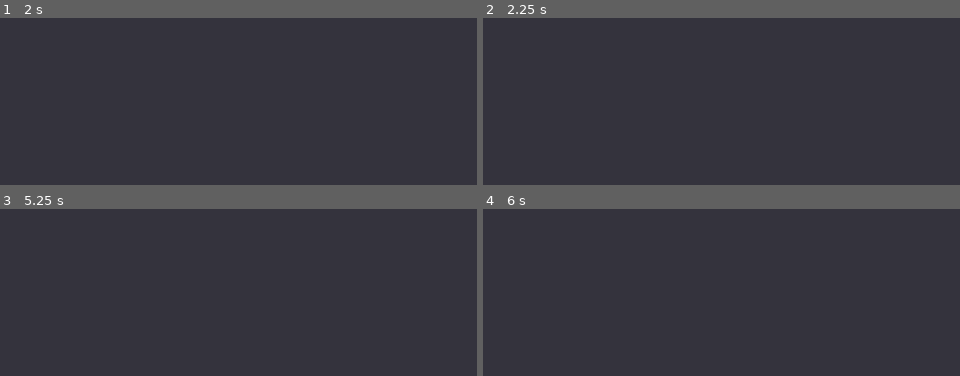
Above: before the commit, frames 1-4 (two rows, left to right).
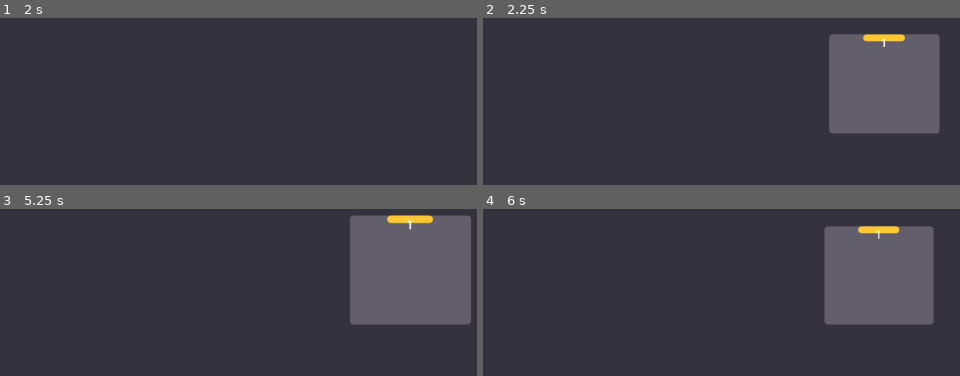
Above: after the commit, the same moments.

Repository: teodosin/karta_proto
Game: Godot game, scene res://main_graph_view/main_graph_view.tscn
Same seed, same stepped clock (60 frames per second), same inputs: the game is played once before the commit and once after it. The engine's default icon, where the game draws it, is replaced by a stand-in: a white triangle on a blue panel in a dark square.
Inputs (mouse positions are in pixels of both pictures, inside the frame that each line leads up to):
- Up to frame 1 (2 s): tap Enter at 0.5 s; move the mouse to (443, 111) at 0.52 s; press the mouse at (443, 111) at 0.53 s; right-click (443, 111) at 0.8 s; tap Space at 1.25 s; move the mouse to (104, 156) at 1.27 s; release the mouse at (104, 156) at 1.28 s; right-click (104, 156) at 1.35 s; click (104, 156) at 1.55 s
- Up to frame 2 (2.25 s): tap Enter at 2 s; move the mouse to (831, 34) at 2.02 s; hold Tab (createNewNode) from 2.03 s (still down); click (831, 34) at 2.17 s
- Up to frame 3 (5.25 s): right-click (348, 225) at 2.3 s; tap Space at 2.75, 4.25 s; move the mouse to (outside the picture) at 2.77 s; release Tab (createNewNode) at 2.78 s; click (outside the picture) at 2.85 s; tap Enter at 3.5 s; move the mouse to (outside the picture) at 3.52 s; hold Right mouse button (mouseRight) 3.53-4.28 s; click (outside the picture) at 3.67 s; move the mouse to (28, 257) at 4.27 s; tap Middle mouse button (panCamera) at 4.35 s; click (28, 257) at 4.55 s; move the mouse to (305, 324) at 5.02 s; hold Mouse wheel up (zoomInCamera) from 5.03 s (still down); click (305, 324) at 5.17 s
- Up to frame 4 (6 s): right-click (788, 324) at 5.3 s; move the mouse to (630, 212) at 5.77 s; release Mouse wheel up (zoomInCamera) at 5.78 s; tap Mouse wheel down (zoomOutCamera) at 5.85 s

Frame 1 is identical in both runs. In frame 2, 14% of the frame differs, in the area x 72-96%, y 9-69%; in frame 3, 16%, in the area x 73-99%, y 3-69%; in frame 4, 14%.

Commit message:
More WIP

Diff:
--- a/main_graph_view/main_graph_view.gd
+++ b/main_graph_view/main_graph_view.gd
@@ -86,13 +86,13 @@
 
 
 func createWire(source, target) -> WireViewBase:
-	#print(source, target)
+
 	var newWireData = dataAccess.addWire(source.id, target.id)
 
 	dataAccess.saveData()
 
 	var newWire = spawnWire(newWireData)
-	print(spawnedWires)
+
 
 	return newWire
 
@@ -103,7 +103,7 @@
 	newWire.target = spawnedNodes[str(newWireData.targetId)]
 
 	spawnedWires[str(newWire.id)] = newWire
-	#print(newWire)
+
 	add_child(newWire)
 	return newWire
 
@@ -123,11 +123,16 @@
 				focalNode.dataNode.relatedNodes[spawnedNodes[n].id] = {
 					"id": spawnedNodes[n].id, "relativePosition": spawnedNodes[n].position - focalNode.position
 				}
+				for related in focalNode.dataNode.relatedNodes:
+					print(related)
+					spawnedNodes[related].dataNode.relatedNodes[focalNode.id] = {
+						"id": related.id, "relativePosition": focalNode.position - spawnedNodes[related.id].position
+					}
 
 	focalNode = node
 
-
-	deleteNodes(findSpawnedToDelete(focalNode.dataNode.relatedNodes, spawnedNodes))
+	var toBeDeleted = findSpawnedToDelete(focalNode.dataNode.relatedNodes, spawnedNodes)
+	deleteNodes(toBeDeleted)
 
 	# Reposition camera on new focal node
 	# $GraphViewCamera.animatePosition(focalNode.position)
@@ -142,13 +147,18 @@
 func findSpawnedToDelete(related: Dictionary, spawned: Dictionary):
 	var toBeDeleted: Array = []
 
+	print("RELATED: "+str(related))
+	print("SPAWNED: "+str(spawned))
+
 	for n in spawned:
-		if n not in related:
+
+		if n not in related and n != str(focalNode.id):
 			toBeDeleted.append(n)
 
 	return toBeDeleted
 
 func deleteNodes(toBeDeleted: Array):
+	print("TO BE DELETED:"+str(toBeDeleted))
 	for nid in toBeDeleted:
 		remove_child(spawnedNodes[nid])
 		#spawnedNodes[nid].queue_free()
